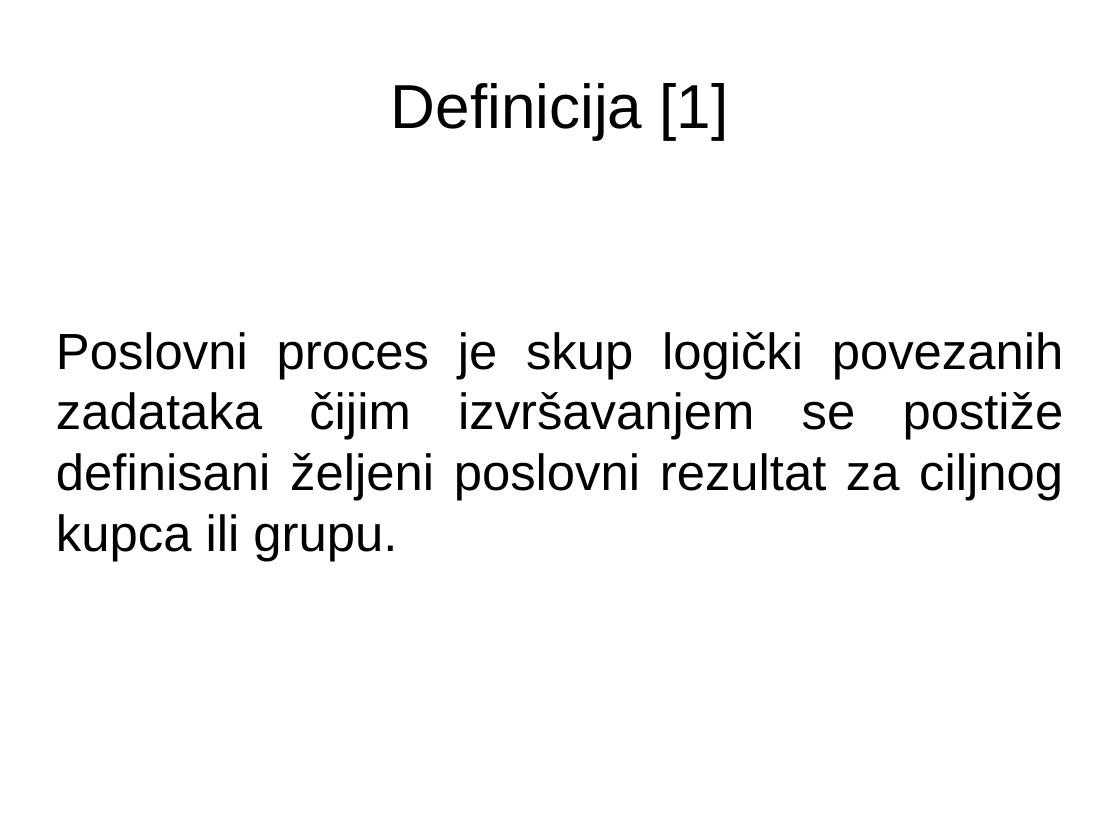
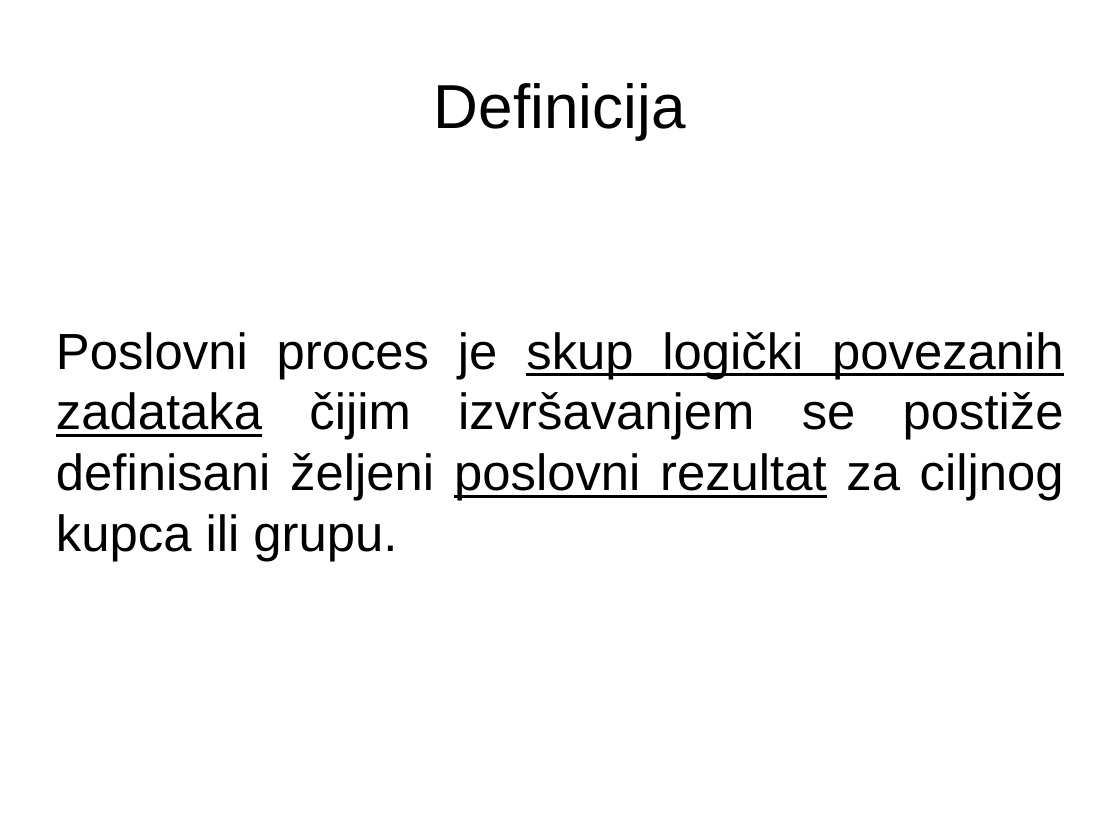
Before and after one commit to sljuka/bizflow, a slide deck: slide 3 of text/prezentacija.odp. Drawn at 1120x840 pixels with LibreOffice and Linux fonts; fonts in the diff are those of the drawing. Boxes give left, top, right and bottom in pixels: in the first picture for what was removed or moved away, otherwise in the second. Text is boxed around its words. In the diff, an @@ line names an element or a change of style, - is before the commit and + after.

```diff
--- a/text/prezentacija.odp
+++ b/text/prezentacija.odp
@@ title at [434, 83, 686, 139]: text changed @@
-Definicija [1]
+Definicija
@@ subtitle "Poslovni proces je skup logički ..." at [56, 332, 1064, 562]: underline on in "skup logički povezanih zadataka poslovni rezultat" @@
```
Also in this commit, not shown: 7 other slides changed, 2 slides added, 6 slides removed, 1 other file.
